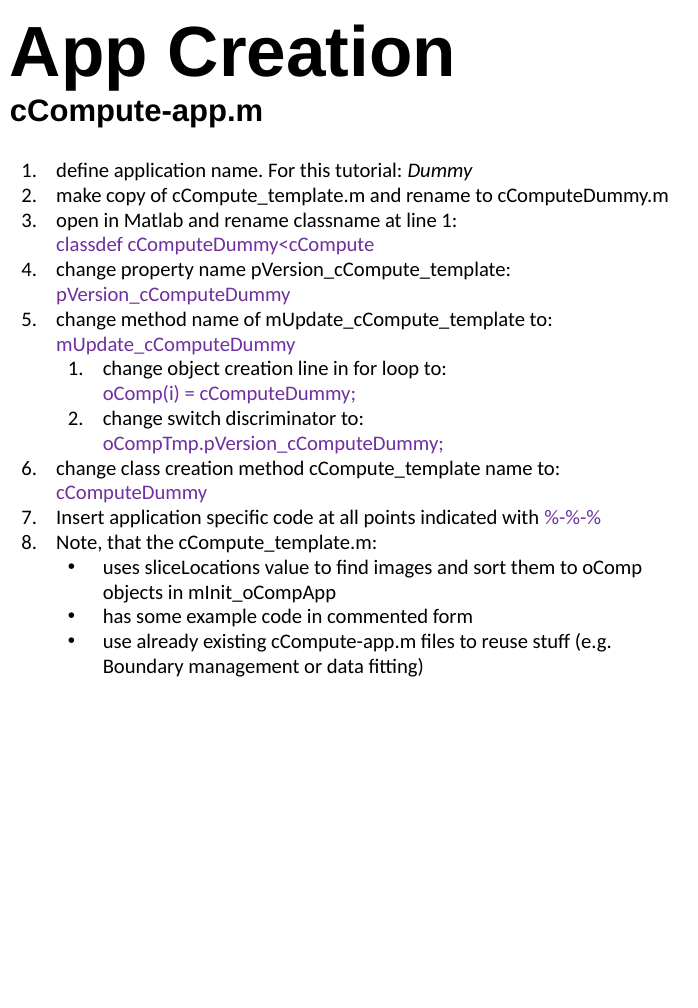
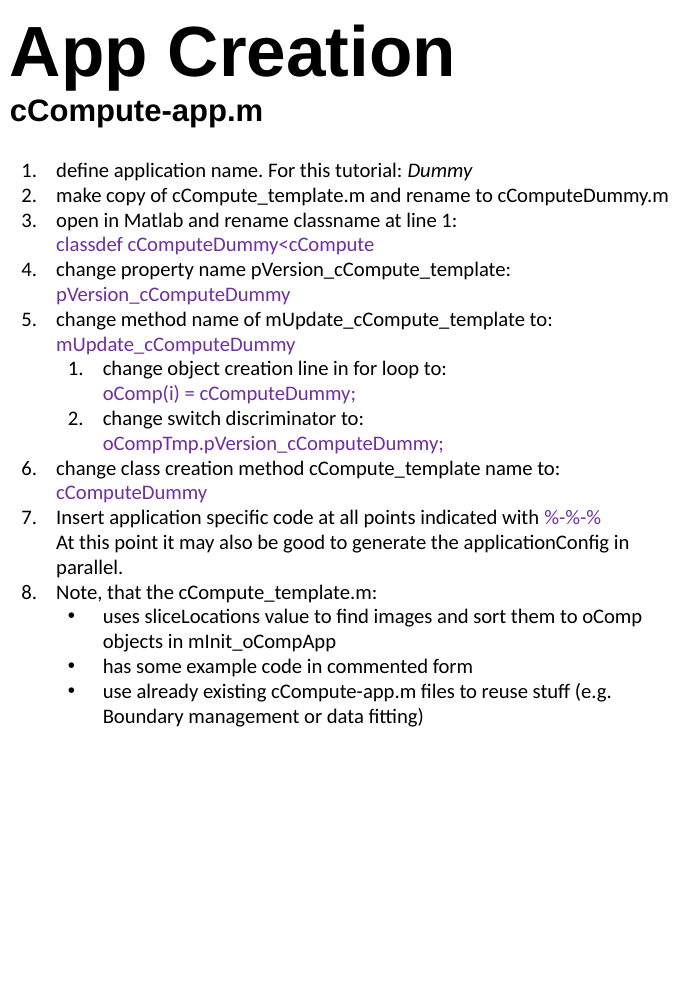
Before and after one commit to Stangeroll/Dicomflex2, a slide deck: slide 17 of Documentation/Dokumentation.pptx. Drawn at 698x1008 pixels with LibreOffice and Linux fonts; fonts in the diff are those of the drawing. Boxes give left, top, right and bottom in pixels: in the first picture for what was removed or moved away, otherwise in the second. Text is boxed around its words. In the diff, an @@ line names an element or a change of style, - is before the commit and + after.

```diff
--- a/Documentation/Dokumentation.pptx
+++ b/Documentation/Dokumentation.pptx
@@ text at box(56, 509, 630, 578): text changed @@
-7. Insert application specific code at all points indicated with %-%-%
+7. Insert application specific code at all points indicated with %-%-%
+   At this point it may also be good to generate the applicationConfig in parallel.
```
Also in this commit, not shown: 1 other slide changed, 1 slide added, 11 other files.
